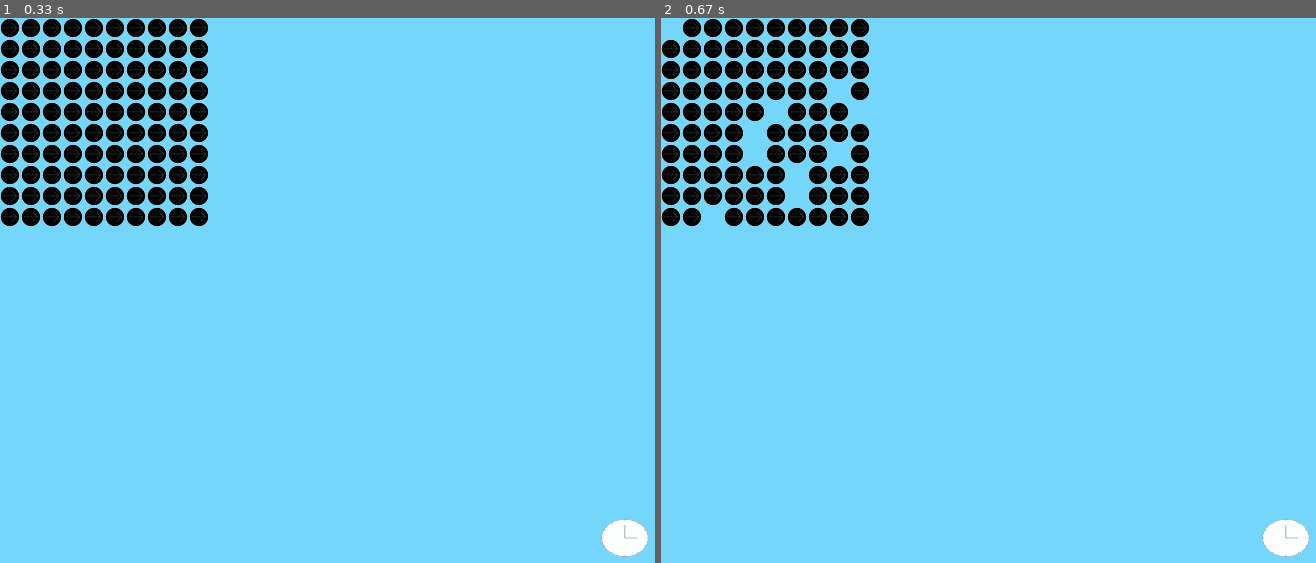
Above: before the commit, frames 1-2 (left to right).
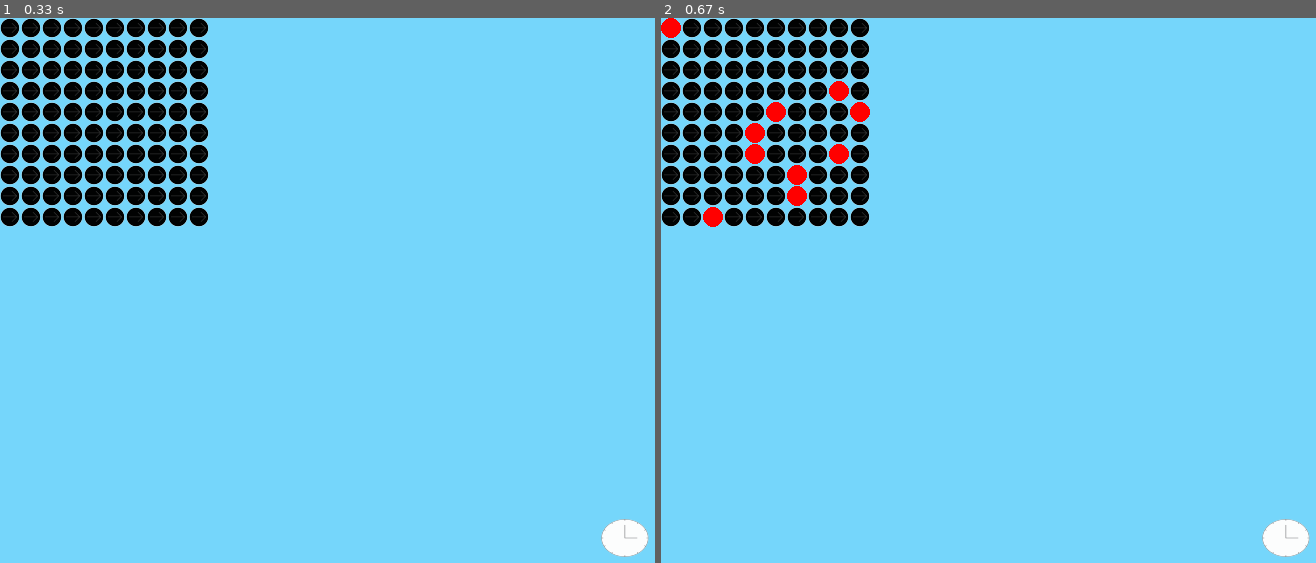
Above: after the commit, the same moments.

Repository: DevSum/minesweeper
Game: pygame game, started from game_controller.py
Two runs of this game, one before a commit and one after it. Both use one fixed random seed, a clock stepped at 60 frames per second and the inputs below.
Inputs (mouse positions are in pixels of both pictures, inside the frame that each line leads up to):
- Up to frame 1 (0.33 s): no input
- Up to frame 2 (0.67 s): click (674, 28) at 0.38 s

Frame 1 is identical in both runs. In frame 2, 0.9% of the frame differs, in the area x 0-32%, y 0-39%.

Commit message:
set bomb display

Diff:
--- a/component/grid.py
+++ b/component/grid.py
@@ -27,3 +27,5 @@
         elif state == GridState.NUMBER:
             font_face = pygame.font.SysFont('宋体', 20)
             screen.blit(font_face.render('1', True, (255, 0, 0), (0, 255, 255)), (self.left, self.top))
+        elif state == GridState.BOMB:
+            pygame.draw.circle(screen, (255, 0, 0), (self.left+10, self.top+10), 10)
